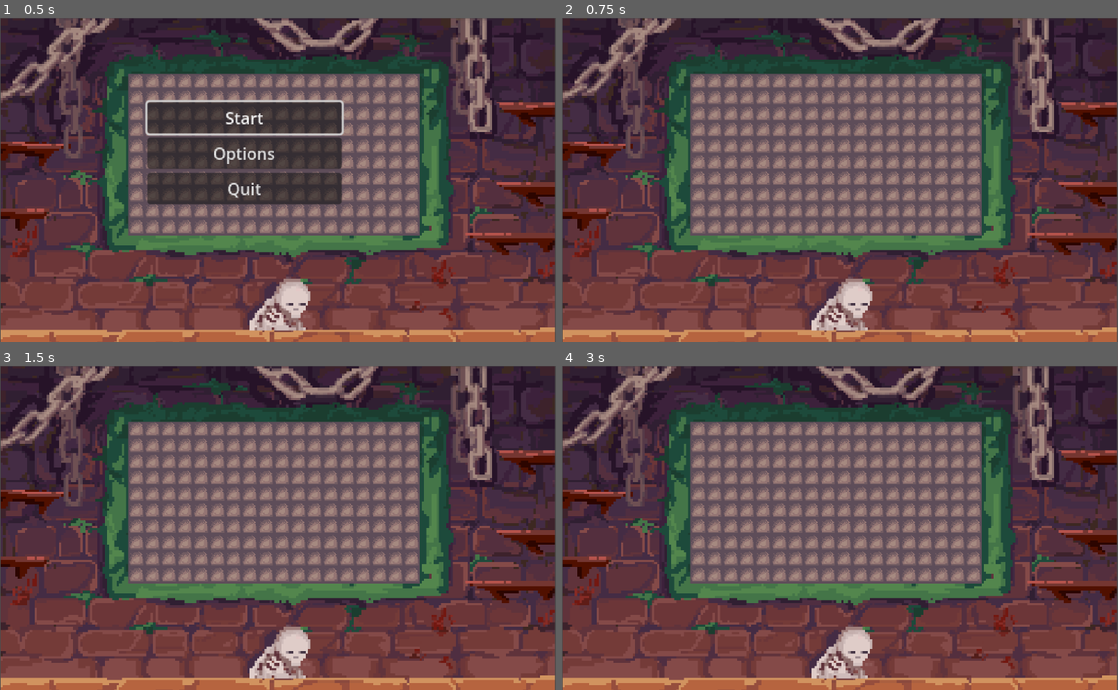
Above: before the commit, frames 1-4 (two rows, left to right).
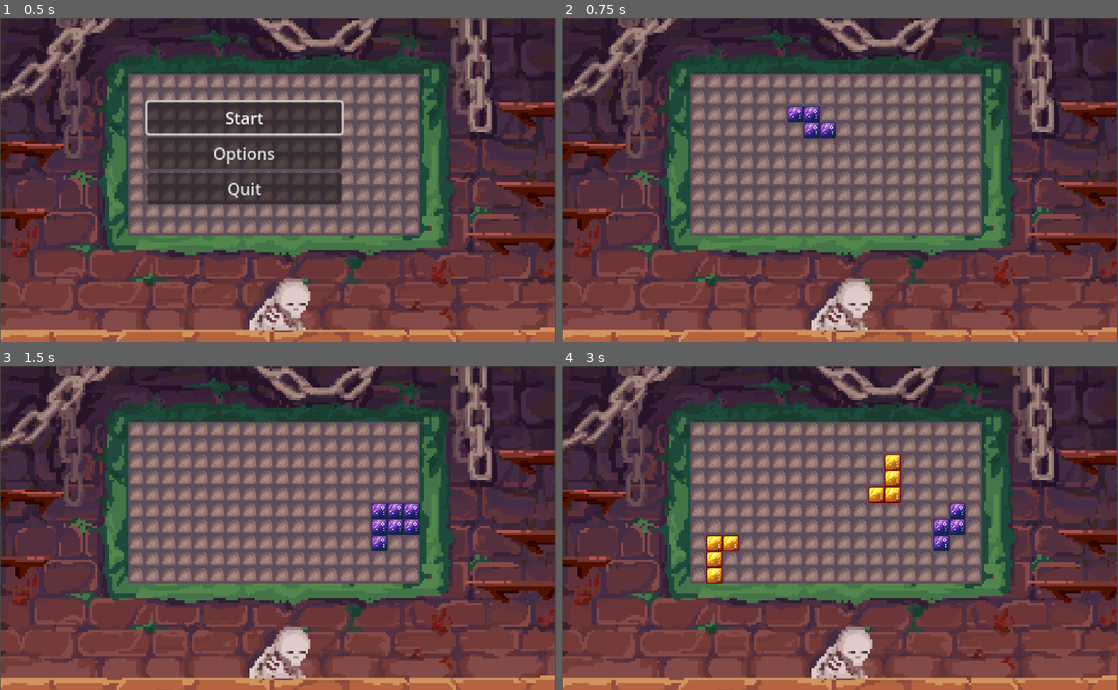
Above: after the commit, the same moments.

Repository: Coffin-Likker/tetrarcana
Game: Godot game, scene res://scenes/main.tscn
The game is run twice, just before and just after one commit, with the same random seed, the same clock (stepped at 60 frames per second) and the same inputs.
Inputs (mouse positions are in pixels of both pictures, inside the frame that each line leads up to):
- Up to frame 1 (0.5 s): no input
- Up to frame 2 (0.75 s): click "Start" at 0.5 s
- Up to frame 3 (1.5 s): tap Enter at 1.25 s; move the mouse to (400, 511) at 1.27 s; tap E (rotate_clockwise) at 1.35 s; click (400, 511) at 1.42 s
- Up to frame 4 (3 s): tap Space at 2 s; move the mouse to (728, 544) at 2.02 s; tap Q (rotate_counterclockwise) at 2.1 s; click (728, 544) at 2.17 s; tap Enter at 2.75 s; move the mouse to (895, 456) at 2.77 s; tap E (rotate_clockwise) at 2.85 s; click (895, 456) at 2.92 s

Frame 1 is identical in both runs. In frame 2, 0.6% of the frame differs, in the area x 40-50%, y 27-38%; in frame 3, 1.0%; in frame 4, 1.8%, in the area x 25-73%, y 27-68%.
Error before the commit: Invalid access to property or key 'current_player' on a base object of type 'null instance'. (res://scripts/tile_map.gd:177)

Commit message:
fixed whatever the fuck happened whit a scene having script code

Diff:
--- a/scenes/main.tscn
+++ b/scenes/main.tscn
@@ -1,9 +1,7 @@
-[gd_scene load_steps=16 format=3 uid="uid://cuqf4g5w6qaee"]
+[gd_scene load_steps=14 format=3 uid="uid://cuqf4g5w6qaee"]
 
 [ext_resource type="PackedScene" uid="uid://c6x3w78dh2e2n" path="res://scenes/game_manager.tscn" id="1_nw6i7"]
-[ext_resource type="Script" path="res://scripts/tile_map.gd" id="2_g2qi2"]
 [ext_resource type="PackedScene" uid="uid://bqwy0lc55ksab" path="res://scenes/menu-scenes/MenuManager.tscn" id="3_5h8my"]
-[ext_resource type="PackedScene" uid="uid://dxnnpkjmx71ic" path="res://scenes/ui.tscn" id="4_l7ylu"]
 [ext_resource type="AudioStream" uid="uid://bsgbnig6a5at6" path="res://assets/sfx/options/8bitmelody2_1.wav" id="4_pt58o"]
 [ext_resource type="Texture2D" uid="uid://ctqil11mpfnrn" path="res://assets/backboard_final.png" id="5_4b1q4"]
 [ext_resource type="AudioStream" uid="uid://ufkvsfl3gx4j" path="res://assets/sfx/options/8bitmelody2_2.wav" id="5_lqfon"]
@@ -23,7 +21,6 @@
 
 [node name="TileMap" parent="GameManager" index="0"]
 position = Vector2(129, 57)
-script = ExtResource("2_g2qi2")
 
 [node name="MenuManager" parent="." instance=ExtResource("3_5h8my")]
 offset_left = 243.0
@@ -71,9 +68,6 @@
 stream = ExtResource("13_nvkww")
 volume_db = -10.0
 
-[node name="ui" parent="." instance=ExtResource("4_l7ylu")]
-visible = false
-
 [node name="BoardMockup" type="Sprite2D" parent="."]
 z_index = -1
 position = Vector2(2, 2)
@@ -90,4 +84,3 @@
 [editable path="MenuManager/MainMenu"]
 [editable path="MenuManager/OptionsMenu"]
 [editable path="MenuManager/GameOverMenu"]
-[editable path="ui"]
--- a/scripts/tile_map.gd
+++ b/scripts/tile_map.gd
@@ -60,7 +60,7 @@
 var grab_bag = []
 
 signal piece_placed
-var game_manager_node = get_parent()
+
 var board_rect: Rect2i
 
 func _ready():
@@ -110,7 +110,8 @@
 
 
 func _input(event):
-	if get_parent().game_state != GameState.PLAYING:
+	var game_manager = get_parent()
+	if game_manager.game_state != GameState.PLAYING:
 		return
 
 	if event is InputEventMouseButton and event.pressed and event.button_index == MOUSE_BUTTON_LEFT:
@@ -134,17 +135,20 @@
 		rotate_piece(-1)
 
 func _unhandled_input(event):
-	if event is InputEventMouseMotion and  get_parent().game_state == GameState.PLAYING:
+	var game_manager = get_parent()
+	if event is InputEventMouseMotion and  game_manager.game_state == GameState.PLAYING:
 		update_ghost_piece()
 
 func _on_tile_clicked(map_position: Vector2i):
-		var player_tile = PLAYER_1_TILE if get_parent().current_player == Player.PLAYER_1 else PLAYER_2_TILE
-		place_piece(map_position, player_tile)
+	var game_manager = get_parent()
+	var player_tile = PLAYER_1_TILE if game_manager.current_player == Player.PLAYER_1 else PLAYER_2_TILE
+	place_piece(map_position, player_tile)
 
 func place_piece(map_position: Vector2i, tile: Vector2i):
+	var game_manager = get_parent()
 	print_debug("Placing piece at base position: ", map_position)
 
-	if game_manager_node.turn_count < 2 or can_place_piece(map_position, tile):
+	if game_manager.turn_count < 2 or can_place_piece(map_position, tile):
 		for offset in active_piece:
 			var tile_position = map_position + offset
 			set_cell(BOARD_LAYER, tile_position, 0, tile)
@@ -173,11 +177,11 @@
 		current_ghost_position = map_position
 
 	clear_layer(GHOST_LAYER)
-
-	var current_player_tile = PLAYER_1_TILE if game_manager_node.current_player == game_manager_node.Player.PLAYER_1 else PLAYER_2_TILE
-	var ghost_tile = GHOST_TILE if game_manager_node.current_player == game_manager_node.Player.PLAYER_1 else GHOST_TILE_OPPONENT
-
-	var can_place = game_manager_node.turn_count < 2 or can_place_piece(current_ghost_position, current_player_tile)
+	var game_manager = get_parent()
+	var current_player_tile = PLAYER_1_TILE if game_manager.current_player == game_manager.Player.PLAYER_1 else PLAYER_2_TILE
+	var ghost_tile = GHOST_TILE if game_manager.current_player == game_manager.Player.PLAYER_1 else GHOST_TILE_OPPONENT
+
+	var can_place = game_manager.turn_count < 2 or can_place_piece(current_ghost_position, current_player_tile)
 	ghost_tile = ghost_tile if can_place else INVALID_GHOST_TILE
 
 	for offset in active_piece:
